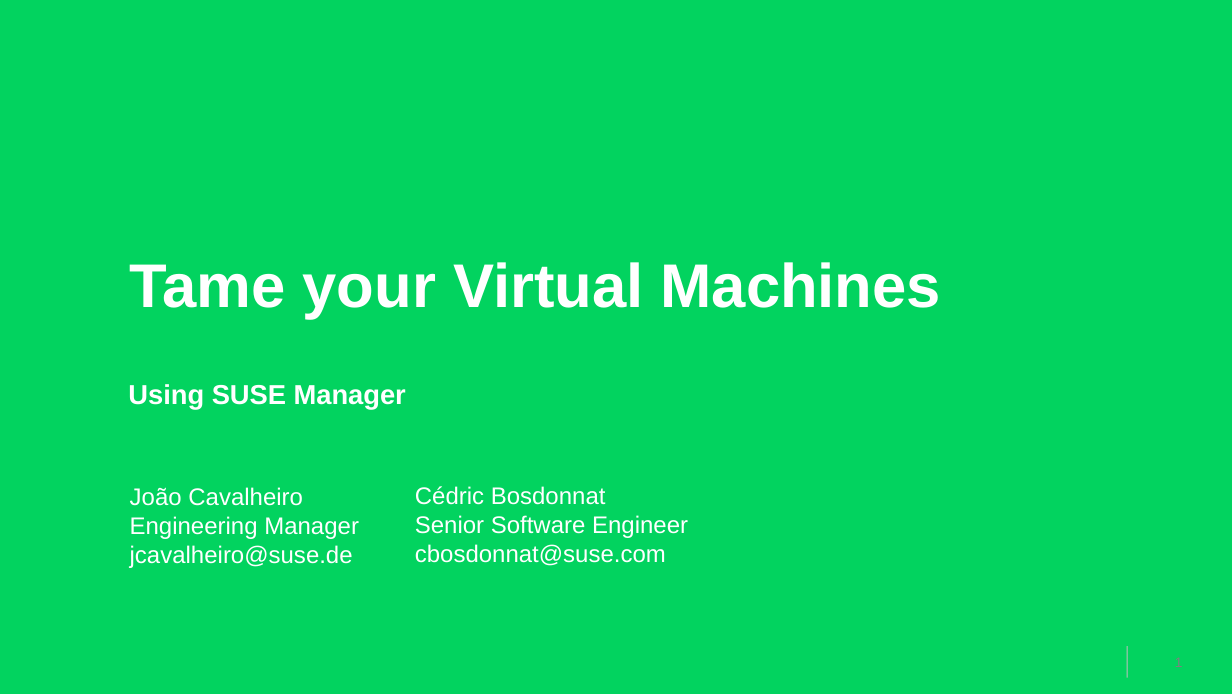
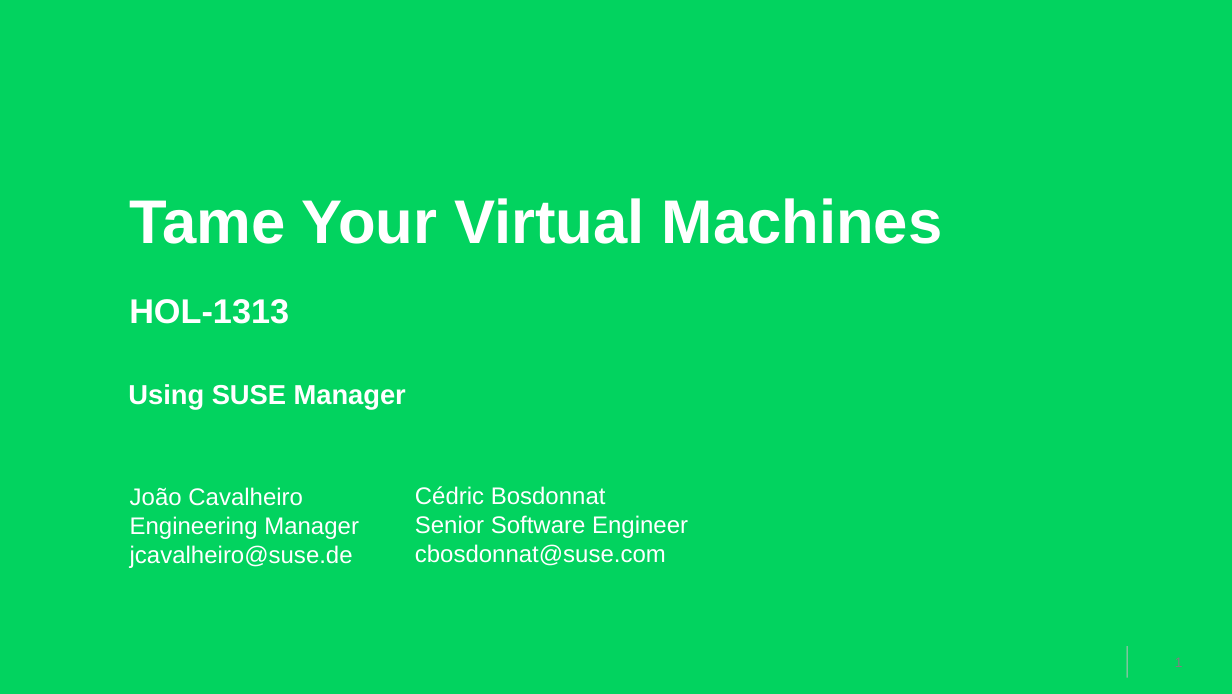
Before and after one commit to cbosdo/sumaform, a slide deck: slide 1 of lab/pdf/slides.odp. Drawn at 1232x694 pixels with LibreOffice and Linux fonts; fonts in the diff are those of the drawing; background and template pictures are left out. Boxes give left, top, right and bottom in pixels: in the first picture for what was removed or moved away, otherwise in the second. Text is boxed around its words. In the diff, an @@ line names an element or a change of style, - is before the commit and + after.

```diff
--- a/lab/pdf/slides.odp
+++ b/lab/pdf/slides.odp
@@ title at [129,198,943,324]: text changed @@
-Tame your Virtual Machines
+Tame Your Virtual Machines
+HOL-1313
```
Also in this commit, not shown: 7 other slides changed, 1 slide added, 1 slide removed.
